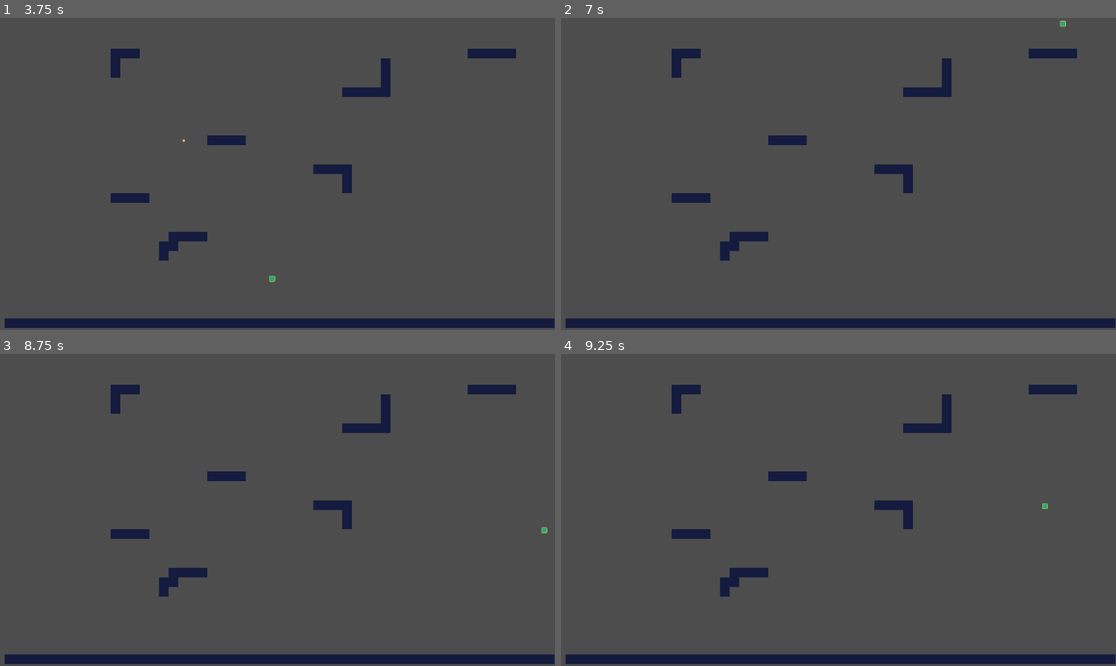
Above: before the commit, frames 1-4 (two rows, left to right).
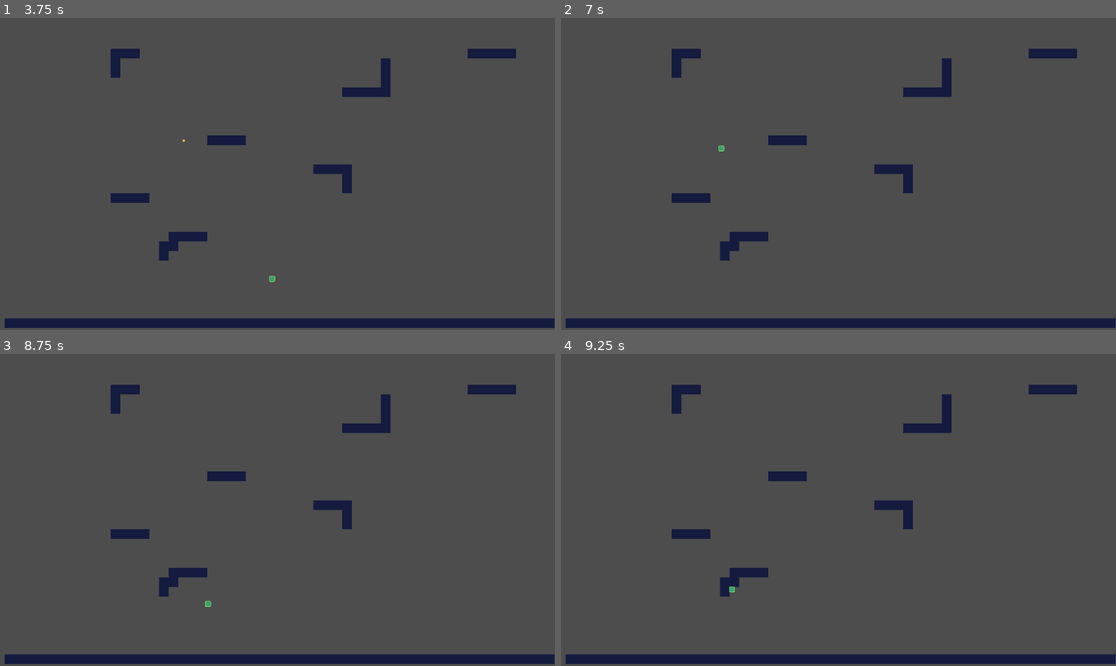
Above: after the commit, the same moments.

Repository: philippeVoNam/so-you-think-you-scale
Game: Godot game, scene res://src/scenes/level.tscn
Two runs of this game, one before a commit and one after it. Both use one fixed random seed, a clock stepped at 60 frames per second and the inputs below.
Inputs:
- Up to frame 1 (3.75 s): tap Enter (ui_accept) at 0.5, 0.77, 1.25, 1.52, 2, 3.02, 3.5 s; hold C (hook) 0.53-1.28 s; hold Right (ui_right) 0.53-2.03 s; tap C (hook) at 1.35, 2.85 s; hold C (hook) 2.03-2.78 s; hold Left (ui_left) from 2.03 s (still down); hold C (hook) from 3.53 s (still down)
- Up to frame 2 (7 s): tap Enter (ui_accept) at 3.77, 4.25, 4.52, 5, 6.02, 6.77 s; release Left (ui_left) at 4.28 s; release C (hook) at 4.28 s; hold Right (ui_right) from 4.28 s (still down); tap C (hook) at 4.35, 5.85 s; hold C (hook) 5.03-5.78 s; hold C (hook) from 6.53 s (still down)
- Up to frame 3 (8.75 s): release C (hook) at 7.28 s; tap C (hook) at 7.35 s; tap Enter (ui_accept) at 7.52 s; release Right (ui_right) at 8.03 s; hold Left (ui_left) from 8.03 s (still down); hold C (hook) from 8.03 s (still down)
- Up to frame 4 (9.25 s): keep holding Left (ui_left); release C (hook) at 8.78 s; tap C (hook) at 8.85 s; tap Enter (ui_accept) at 9.02 s

Frame 1 is identical in both runs. In frame 2, less than 0.1% of the frame differs, in the area x 28-91%, y 0-43%; in frame 3, less than 0.1%; in frame 4, less than 0.1%.

Commit message:
fixed the hook direction

Diff:
--- a/src/scripts/player.gd
+++ b/src/scripts/player.gd
@@ -75,7 +75,7 @@
 		else:
 			if self.hook.hooked:
 				self.state = STATES.HOOKED
-				self.set_initial_angle()
+				self.init_hook()
 
 	elif Input.is_action_just_released("hook"):
 		self.hook.queue_free()
@@ -86,15 +86,18 @@
 		var direction = Input.get_axis("ui_left", "ui_right")
 		velocity = Vector2(direction * 500,-1550) # we dont do += because we want it to always be this impulse as the first velocity for it, the gravity will take care of the rest after
 
-func set_initial_angle():
+func init_hook():
 	if firstFlag:
 		# set initial angle
 		var direction = Input.get_axis("ui_left", "ui_right")
 		if direction == 1:
 			self.r = self.hook.position - self.position
+			self.angle = atan2(r.y, r.x)
+			self.angularVelocity = 0.1
+
 		else:
 			self.r = self.position - self.hook.position
+			self.angle = atan2(r.y, r.x)
+			self.angularVelocity = -0.1
 
-		self.angularVelocity = 0.1
-		self.angle = atan2(r.y, r.x)
 		firstFlag = false
